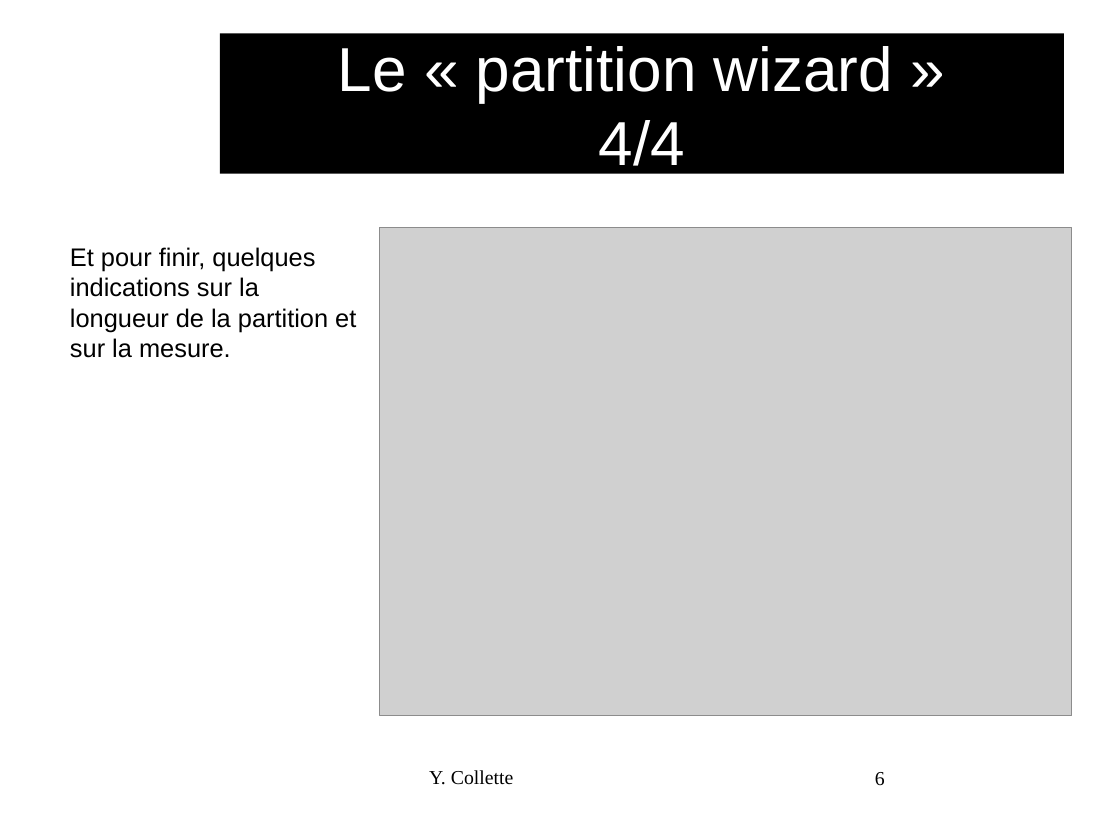
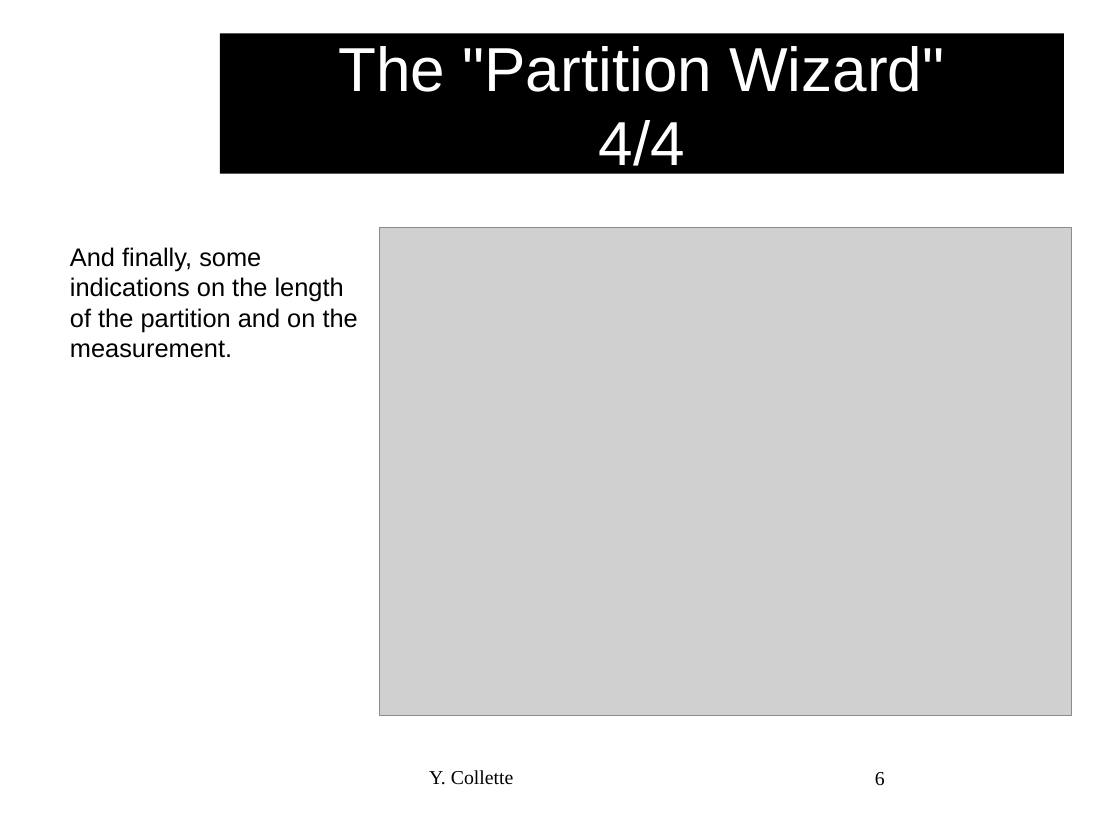
Before and after one commit to audinux/audinux.github.io, a slide deck: slide 6 of workshop/audio/MuseScore.odp. Drawn at 1120x840 pixels with LibreOffice and Linux fonts; fonts in the diff are those of the drawing; grey boxes stand for pictures; background and template pictures are left out. Boxes give left, top, right and bottom in pixels: in the first picture for what was removed or moved away, otherwise in the second. Text is boxed around its words. In the diff, an @@ line names an element or a change of style, - is before the commit and + after.

```diff
--- a/workshop/audio/MuseScore.odp
+++ b/workshop/audio/MuseScore.odp
@@ title at bbox=[338, 46, 944, 177]: text changed @@
-Le « partition wizard »
-4/4
+The "Partition Wizard"
+4/4
@@ text at bbox=[70, 247, 358, 358]: text changed @@
-Et pour finir, quelques indications sur la longueur de la partition et sur la mesure.
+And finally, some indications on the length of the partition and on the measurement.
```
Also in this commit, not shown: 16 other slides changed, 4 slides added, 4 slides removed, 6 other files.
